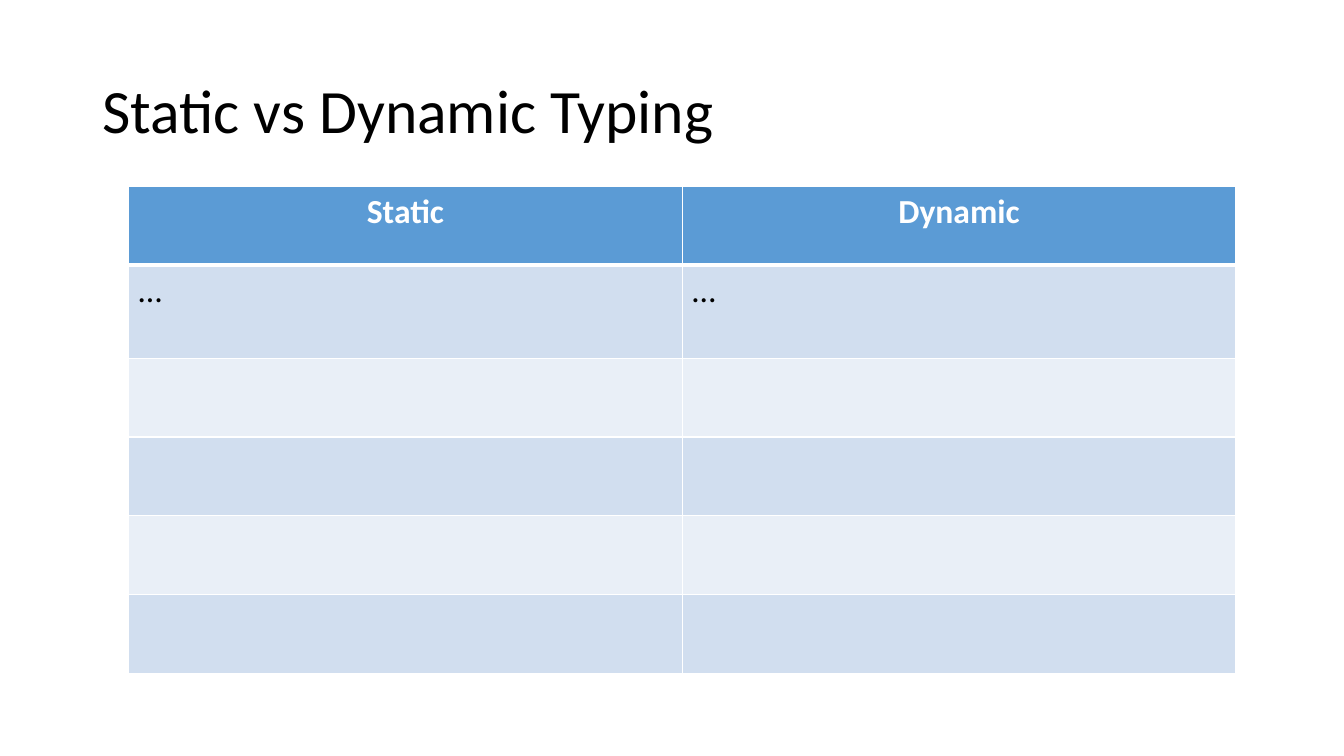
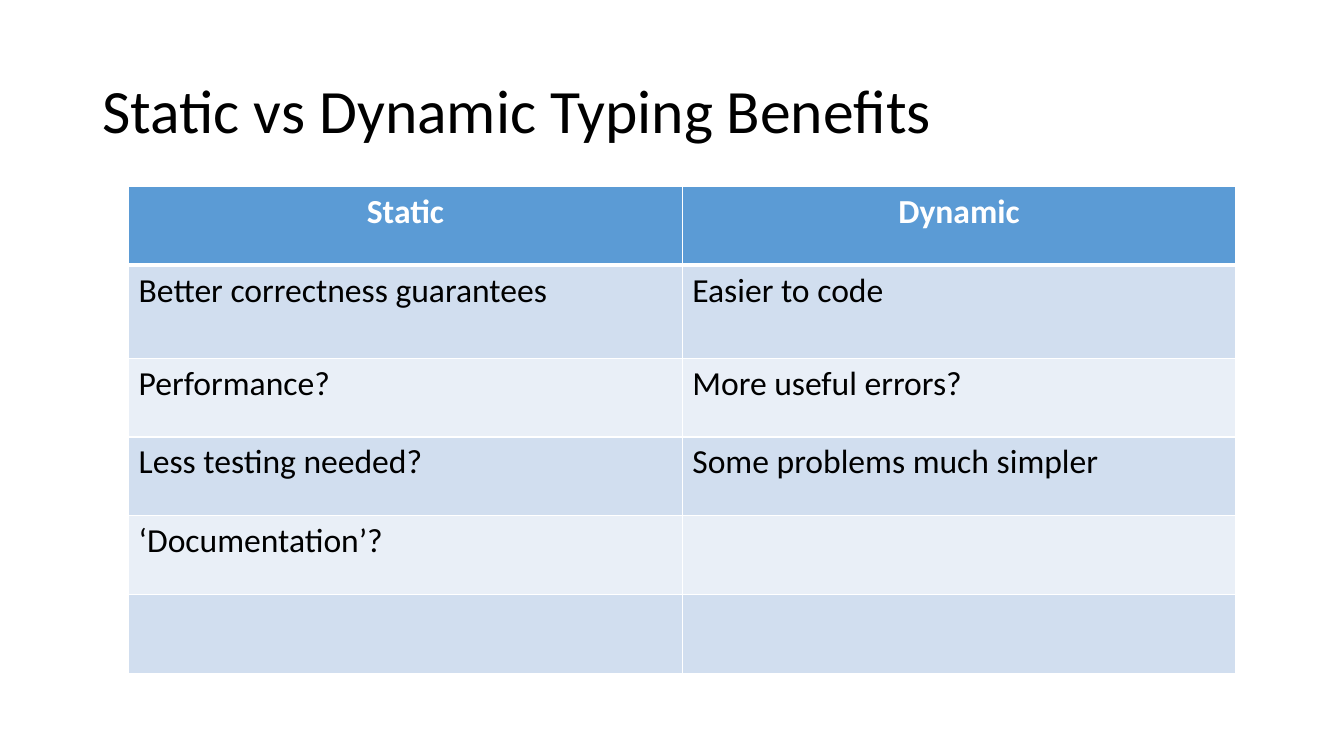
Before and after one commit to LeedsCodeDojo/StaticVsDynamic, a slide deck: slide 8 of StaticVsDynamic.pptx (slide 7 before the commit). Drawn at 1344x756 pixels with LibreOffice and Linux fonts; fonts in the diff are those of the drawing. Boxes give left, top, right and bottom in pixels: in the first picture for what was removed or moved away, otherwise in the second. Text is boxed around its words. In the diff, an @@ line names an element or a change of style, - is before the commit and + after.

```diff
--- a/StaticVsDynamic.pptx
+++ b/StaticVsDynamic.pptx
@@ title at (102,90,931,144): text changed @@
-Static vs Dynamic Typing
+Static vs Dynamic Typing Benefits
@@ table at (129,187,1236,674) @@
-row 2: … | …
+row 2: Better correctness guarantees | Easier to code
+row 3: Performance? | More useful errors?
+row 4: Less testing needed? | Some problems much simpler
+row 5: ‘Documentation’? | 
-row 4:  | 
-row 5:  | 
-row 6:  | 
```
Also in this commit, not shown: 2 other slides changed, 5 slides added, 3 slides removed.
